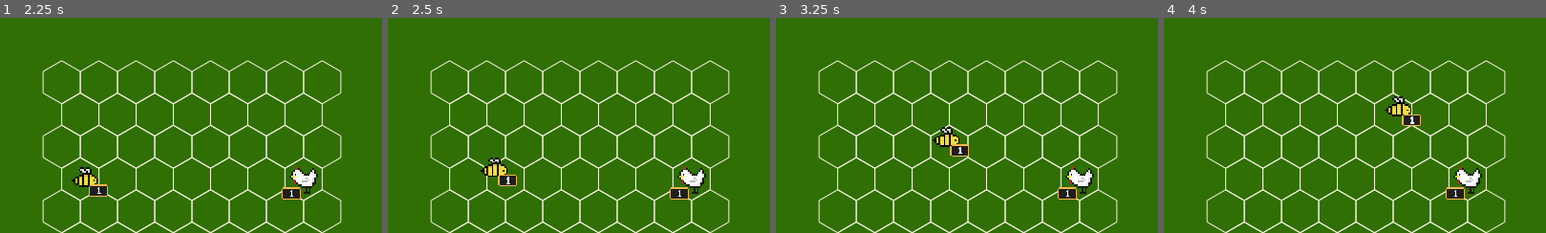
Above: before the commit, frames 1-4 (left to right).
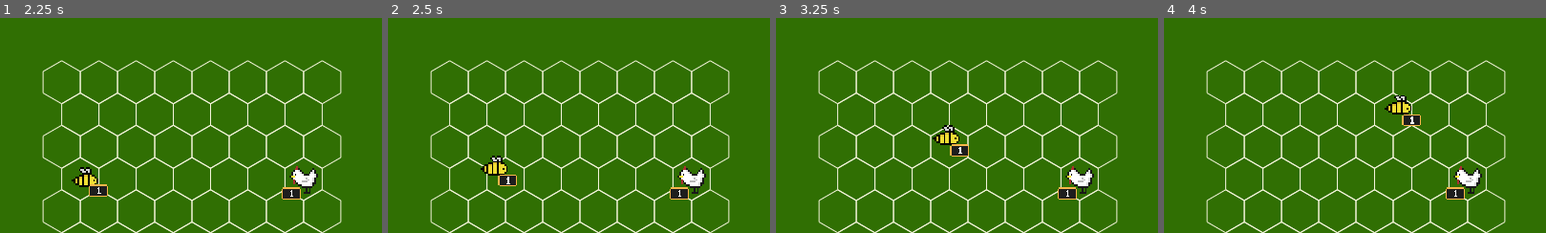
Above: after the commit, the same moments.

Repository: jerome-ceccato/HommLite
Game: Godot game, scene res://combat/CombatScene.tscn
The game is run twice, just before and just after one commit, with the same random seed, the same clock (stepped at 60 frames per second) and the same inputs.
Inputs (mouse positions are % of the whole screen's width and height, from its top left):
- Up to frame 1 (2.25 s): tap Enter at 0.5, 2 s; move the mouse to (14, 94) at 0.52 s; tap Shift at 0.6, 1.35, 2.1 s; click (14, 94) at 0.67 s; tap Space at 1.25 s; move the mouse to (30, 55) at 1.27 s; click (30, 55) at 1.42 s; move the mouse to (60, 28) at 2.02 s; click (60, 28) at 2.17 s
- Up to frame 2 (2.5 s): no input
- Up to frame 3 (3.25 s): move the mouse to (45, 70) at 2.77 s; tap Shift at 2.85 s; click (45, 70) at 2.92 s
- Up to frame 4 (4 s): move the mouse to (80, 65) at 3.52 s; tap Shift at 3.6 s; click (80, 65) at 3.67 s
The pictures show only the part of the screen within x 25-75%, y 11-61%; the shares and areas given below are measured in that part.

Frame 1 is identical in both runs. In frame 2, 0.3% of the frame differs, in the area x 24-32%, y 64-74%; in frame 3, 0.3%; in frame 4, 0.3%, in the area x 57-65%, y 36-46%.

Commit message:
bee anim

Diff:
--- a/hommlite/combat/ui/stacks/units/bee.tscn
+++ b/hommlite/combat/ui/stacks/units/bee.tscn
@@ -1,8 +1,9 @@
-[gd_scene load_steps=6 format=2]
+[gd_scene load_steps=7 format=2]
 
 [ext_resource path="res://assets/combat/active_outline.shader" type="Shader" id=1]
 [ext_resource path="res://combat/ui/stacks/units/_stack.tscn" type="PackedScene" id=2]
-[ext_resource path="res://assets/combat/units/bee.png" type="Texture" id=3]
+[ext_resource path="res://assets/combat/units/bee1.png" type="Texture" id=3]
+[ext_resource path="res://assets/combat/units/bee2.png" type="Texture" id=4]
 
 [sub_resource type="ShaderMaterial" id=1]
 resource_local_to_scene = true
@@ -15,7 +16,7 @@
 
 [sub_resource type="SpriteFrames" id=2]
 animations = [ {
-"frames": [ ExtResource( 3 ) ],
+"frames": [ ExtResource( 3 ), ExtResource( 4 ) ],
 "loop": true,
 "name": "default",
 "speed": 5.0
Renamed: hommlite/assets/combat/units/bee.png -> hommlite/assets/combat/units/bee1.png
Not shown, added: hommlite/assets/combat/units/bee1.png.import
Binary file added: hommlite/assets/combat/units/bee2.png
Not shown, changed: hommlite/assets/combat/units/bee2.png.import
Binary file changed: hommlite/assets/combat/units/chicken4.png
Not shown, added: assets/bee.aseprite
Not shown, changed: assets/chicken.aseprite
